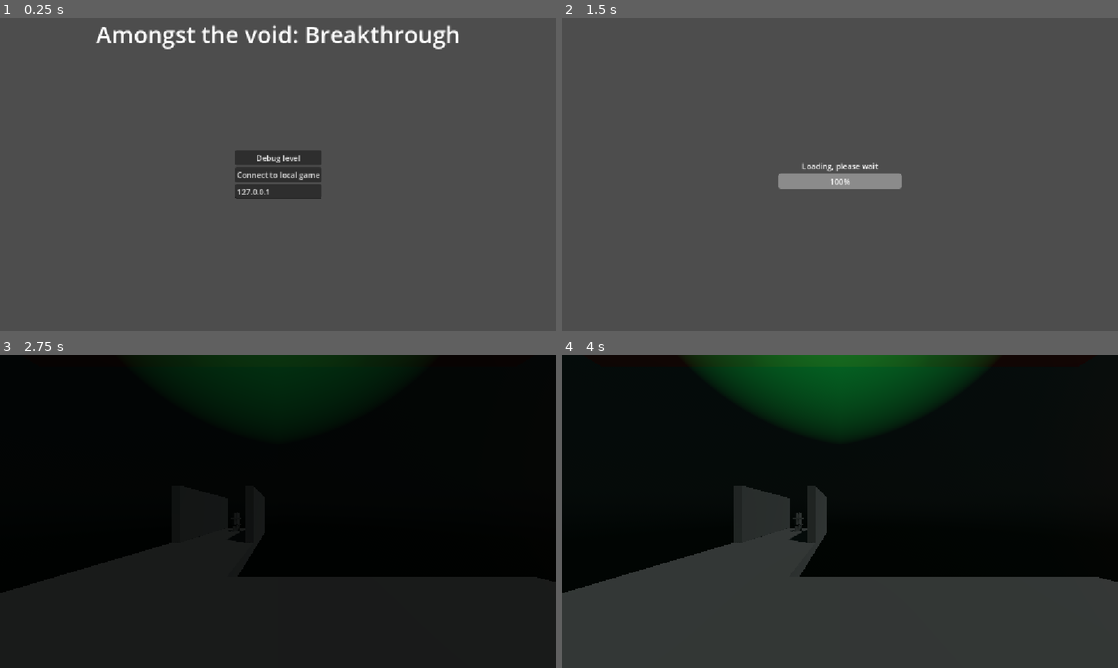
Above: before the commit, frames 1-4 (two rows, left to right).
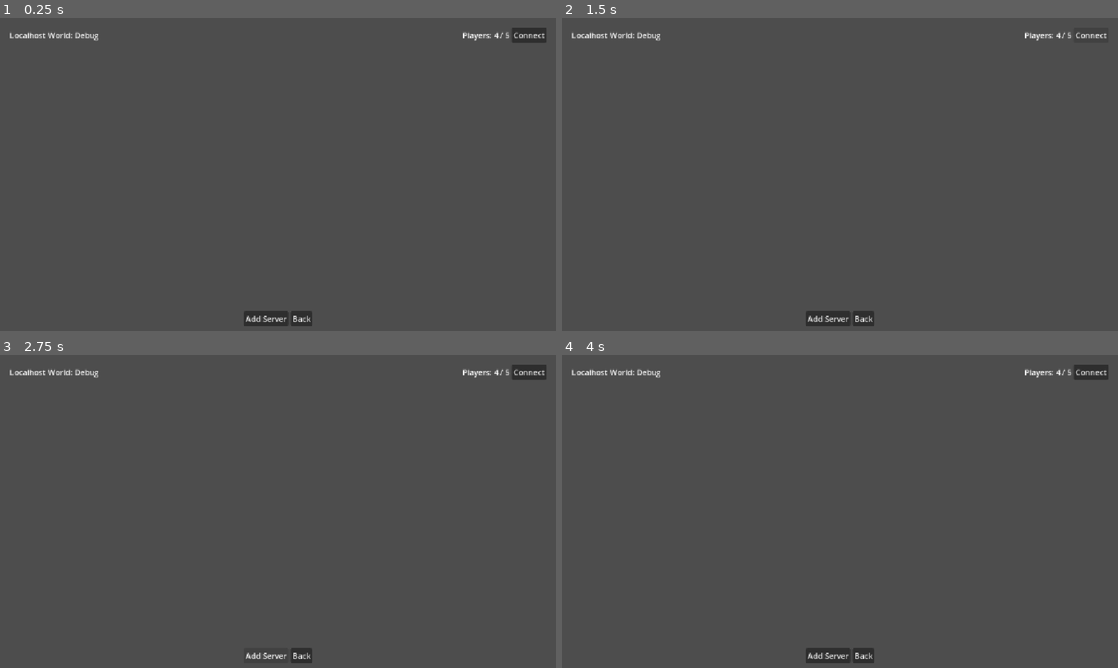
Above: after the commit, the same moments.

Repository: SysadmnIvy27/SDEV-148-Final-Breakthrough
Game: Godot game, scene res://main/main.tscn
Same seed, same stepped clock (60 frames per second), same inputs: the game is played once before the commit and once after it.
Inputs (mouse positions are in pixels of both pictures, inside the frame that each line leads up to):
- Up to frame 1 (0.25 s): no input
- Up to frame 2 (1.5 s): click (840, 158) at 0.5 s, where only the run before the commit has a clickable "Debug level"; click (1090, 33) at 1.25 s, where only the run after the commit has a clickable "Connect"
- Up to frame 3 (2.75 s): click (266, 655) at 2 s, where only the run after the commit has a clickable "Add Server"
- Up to frame 4 (4 s): click (862, 655) at 2.75 s, where only the run after the commit has a clickable "Back"; move the mouse to (867, 511) at 3.52 s; hold W (forward) from 3.53 s (still down); click (867, 511) at 3.6 s

The runs differ from the first frame. In frame 1, 4.7% of the frame differs, in the area x 1-99%, y 2-99%; in frame 2, 2.1%; in frame 3, 100%, in the area x 0-100%, y 0-100%; in frame 4, 99%.

Commit message:
v0.1.0 Networking rework wip

Diff:
--- a/levels/testing_level/testing_lvl.gd
+++ b/levels/testing_level/testing_lvl.gd
@@ -2,19 +2,34 @@
 
 const Player_scene : PackedScene = preload("res://player/player.tscn")
 const items : Array = ["debug_item", "debug_item", "debug_item"]
+var game_info : Dictionary
+var broadcast_peer : PacketPeerUDP = PacketPeerUDP.new()
+var send_port : int = 6981
+var max_players : int = 5
+var num_players : int
+
 @onready var spawned_nodes: Node3D = $Spawned_Nodes
 @onready var player_spawn: Marker3D = $Player_spawn
 @onready var inventory_manager: Node = $Game_Managers/inventory_manager
 @onready var item_spawner: MultiplayerSpawner = $MultiplayerSpawnerItems
+@export var game_type : String
 
 # Called when the node enters the scene tree for the first time.
 func _ready() -> void:
 	add_spawnable_items()
 	if multiplayer.is_server():
+		game_info = {"GameType" : game_type, "max_players" : max_players, "current_players" : num_players}
+		# setup broadcast peer
+		broadcast_peer.set_broadcast_enabled(true)
+		broadcast_peer.set_dest_address("255.255.255.255",send_port)
+		ping()
+		# adding player
 		add_player(1,player_spawn)
 		add_items()
 		multiplayer.peer_connected.connect(add_player)
 		multiplayer.peer_disconnected.connect(rem_player)
+	else:
+		set_process(false)
 
 # Called every frame. 'delta' is the elapsed time since the previous frame.
 func _process(_delta: float) -> void:
@@ -37,6 +52,7 @@
 		target_pod.spawned_player = player
 		print("Pod triggered")
 		target_pod._on_player_join()
+	num_players += 1
 	#print(player.global_transform) for debug
 	#print(player_spawn.global_transform) for debug
 
@@ -46,6 +62,7 @@
 	for child in spawned_nodes.get_children():
 		if child.name.to_int() == id:
 			child.queue_free()
+			num_players -= 1
 
 func get_pod():
 	for pod in $Spawn_Points.get_children():
@@ -62,3 +79,10 @@
 func add_spawnable_items():
 	for item in Itemregistry.item_dict:
 		item_spawner.add_spawnable_scene(Itemregistry.item_dict[item]["path"])
+
+func ping():
+	while true:
+		await get_tree().create_timer(3).timeout
+		var serialized_info = JSON.stringify(game_info).to_utf8_buffer()
+		broadcast_peer.put_packet(serialized_info)
+		print("ping: " + str(game_info))
--- a/levels/testing_level/testing_lvl.tscn
+++ b/levels/testing_level/testing_lvl.tscn
@@ -18,6 +18,7 @@
 
 [node name="TestingLvl" type="Node3D" unique_id=1562706987]
 script = ExtResource("1_8jedw")
+game_type = "debug"
 
 [node name="Game_Managers" type="Node" parent="." unique_id=1871300750]
 
--- a/ui/menus/mainmenu/mainmenu.gd
+++ b/ui/menus/mainmenu/mainmenu.gd
@@ -1,6 +1,8 @@
 extends Control
 
-const debug_level_Path : String = "res://levels/testing_level/testing_lvl.tscn"
+#const debug_level_Path : String = "res://levels/testing_level/testing_lvl.tscn"
+var gamepath : String
+const game_types = {"debug" : {"path" : "res://levels/testing_level/testing_lvl.tscn"}}
 
 @onready var menu = $menu
 @onready var loading = $loading
@@ -8,24 +10,26 @@
 @onready var timer_load: Timer = $Timer_Load
 @onready var ip_textbox: LineEdit = $menu/VBoxContainer/ip_textbox
 
+@onready var serverlist: VBoxContainer = $servers/servers/Server_list/ScrollContainer/serverlist
+
 signal start_game
 
 var peer : MultiplayerPeer =  OfflineMultiplayerPeer.new()
+var listen_peer = PacketPeerUDP.new()
 var ip_address = "127.0.0.1"
-var port = 42069
-var max_clients = 4
-var resource : ResourceLoader
+var game_port : int = 42069
+var listen_port : int = 6981
+var max_clients : int = 4
 
 # Called when the node enters the scene tree for the first time.
 func _ready() -> void:
-	pass # Replace with function body.
-
+	listen_peer.bind(listen_port)
 
 # Called every frame. 'delta' is the elapsed time since the previous frame.
 func _process(delta: float) -> void:
 	if loading.visible:
 		var progress : Array = []
-		var status = ResourceLoader.load_threaded_get_status(debug_level_Path,progress)
+		var status = ResourceLoader.load_threaded_get_status(gamepath ,progress)
 		if status == ResourceLoader.THREAD_LOAD_IN_PROGRESS:
 			loading_bar.value = progress[0] * 100
 		elif status == ResourceLoader.THREAD_LOAD_LOADED:
@@ -36,22 +40,52 @@
 			print("An error occured")
 			loading.hide()
 			menu.show()
-
+			listen_peer.close()
+	else:
+		if listen_peer.get_available_packet_count() > 0:
+			var data = listen_peer.get_packet()
+			var parsed_string = data.get_string_from_utf8()
+			var dict = JSON.parse_string(parsed_string)
+			dict["ip"] = data.get_packet_ip()
+			var added_server = false
+			for child in serverlist.get_children():
+				if child.name == ("server_" + dict["ip"]):
+					added_server = true
+			if !added_server:
+				add_entry(dict)
+			print(dict)
 
 func _on_debug_level_pressed() -> void:
 	peer = ENetMultiplayerPeer.new()
 	menu.hide()
 	loading.show()
-	peer.create_server(port, max_clients)
-	ResourceLoader.load_threaded_request(debug_level_Path,"",true)
+	peer.create_server(game_port, max_clients)
+	gamepath = game_types["debug"]["path"]
+	ResourceLoader.load_threaded_request(gamepath,"",true)
 
 func _on_connect_pressed() -> void:
 	peer = ENetMultiplayerPeer.new()
-	peer.create_client(ip_textbox.text,port)
+	peer.create_client(ip_textbox.text, game_port)
 	menu.hide()
 	loading.show()
-	ResourceLoader.load_threaded_request(debug_level_Path,"",true)
+	if !gamepath:
+		gamepath = game_types["debug"]["path"]
+	ResourceLoader.load_threaded_request(gamepath,"",true)
 
 func _on_timer_load_timeout() -> void:
 	multiplayer.multiplayer_peer = peer
-	emit_signal("start_game",ResourceLoader.load_threaded_get(debug_level_Path))
+	emit_signal("start_game",ResourceLoader.load_threaded_get(gamepath))
+
+func add_entry(data): # data = game_info = {"GameType" : game_type, "max_players" : max_players, "current_players" : num_players, "ip" : ip_address}
+	# making required controls
+	var connection_box = HBoxContainer.new()
+	var host_label = Label.new()
+	var type_label = Label.new()
+	var player_count = Label.new()
+	var connect_button = Button.new()
+	# setting up container
+	connection_box.name = ("server_" + data["ip"])
+	host_label.text = data["ip"]
+	type_label.text = data["GameType"]
+	player_count.text = (data["current_players"] + " / " + data["max_players"])
+	#player_count.
--- a/ui/menus/mainmenu/mainmenu.tscn
+++ b/ui/menus/mainmenu/mainmenu.tscn
@@ -12,6 +12,7 @@
 script = ExtResource("1_4qrq3")
 
 [node name="menu" type="Control" parent="." unique_id=818539398]
+visible = false
 layout_mode = 1
 anchors_preset = 15
 anchor_right = 1.0
@@ -51,13 +52,85 @@
 
 [node name="Connect" type="Button" parent="menu/VBoxContainer" unique_id=1677534797]
 layout_mode = 2
-text = "Connect to local game"
+text = "Connect to multiplayer game"
 
 [node name="ip_textbox" type="LineEdit" parent="menu/VBoxContainer" unique_id=1890352408]
 layout_mode = 2
 text = "127.0.0.1"
 placeholder_text = "Enter Server IP"
 max_length = 15
+
+[node name="servers" type="Control" parent="." unique_id=755996629]
+layout_mode = 1
+anchors_preset = 15
+anchor_right = 1.0
+anchor_bottom = 1.0
+grow_horizontal = 2
+grow_vertical = 2
+
+[node name="servers" type="VBoxContainer" parent="servers" unique_id=1847012994]
+layout_mode = 1
+anchors_preset = 15
+anchor_right = 1.0
+anchor_bottom = 1.0
+grow_horizontal = 2
+grow_vertical = 2
+
+[node name="Server_list" type="MarginContainer" parent="servers/servers" unique_id=752825742]
+layout_mode = 2
+size_flags_vertical = 3
+theme_override_constants/margin_left = 20
+theme_override_constants/margin_top = 20
+theme_override_constants/margin_right = 20
+theme_override_constants/margin_bottom = 20
+
+[node name="ScrollContainer" type="ScrollContainer" parent="servers/servers/Server_list" unique_id=2088986271]
+layout_mode = 2
+horizontal_scroll_mode = 0
+
+[node name="serverlist" type="VBoxContainer" parent="servers/servers/Server_list/ScrollContainer" unique_id=304835677]
+layout_mode = 2
+size_flags_horizontal = 3
+size_flags_vertical = 3
+
+[node name="Example_connection" type="HBoxContainer" parent="servers/servers/Server_list/ScrollContainer/serverlist" unique_id=478536306]
+layout_mode = 2
+
+[node name="Location" type="Label" parent="servers/servers/Server_list/ScrollContainer/serverlist/Example_connection" unique_id=55370428]
+layout_mode = 2
+text = "Localhost"
+
+[node name="World_Type" type="Label" parent="servers/servers/Server_list/ScrollContainer/serverlist/Example_connection" unique_id=1854579637]
+layout_mode = 2
+text = "World: Debug"
+
+[node name="PlayerCount" type="Label" parent="servers/servers/Server_list/ScrollContainer/serverlist/Example_connection" unique_id=352825701]
+layout_mode = 2
+size_flags_horizontal = 10
+text = "Players: 4 / 5"
+
+[node name="Button" type="Button" parent="servers/servers/Server_list/ScrollContainer/serverlist/Example_connection" unique_id=1969826945]
+layout_mode = 2
+size_flags_horizontal = 8
+text = "Connect"
+
+[node name="Server_connection" type="MarginContainer" parent="servers/servers" unique_id=1899510363]
+layout_mode = 2
+size_flags_vertical = 8
+theme_override_constants/margin_top = 10
+theme_override_constants/margin_bottom = 10
+
+[node name="HBoxContainer" type="HBoxContainer" parent="servers/servers/Server_connection" unique_id=1449837175]
+layout_mode = 2
+alignment = 1
+
+[node name="Add_Server" type="Button" parent="servers/servers/Server_connection/HBoxContainer" unique_id=774550687]
+layout_mode = 2
+text = "Add Server"
+
+[node name="Back_button" type="Button" parent="servers/servers/Server_connection/HBoxContainer" unique_id=2054670786]
+layout_mode = 2
+text = "Back"
 
 [node name="loading" type="Control" parent="." unique_id=2061711595]
 visible = false
